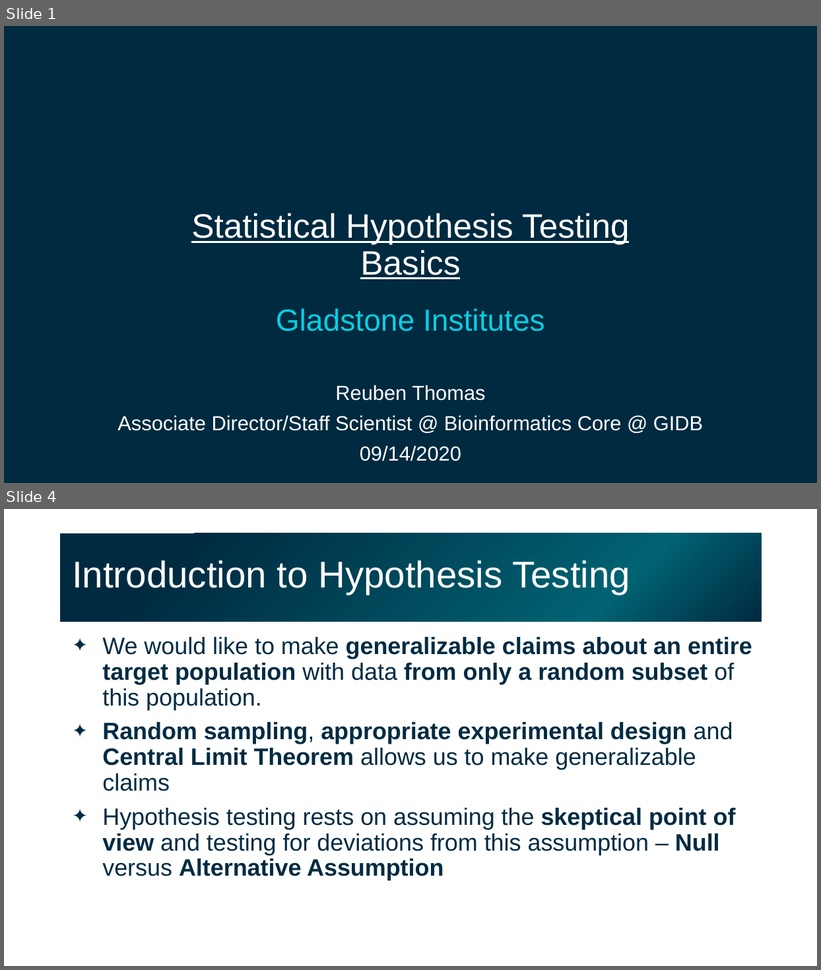
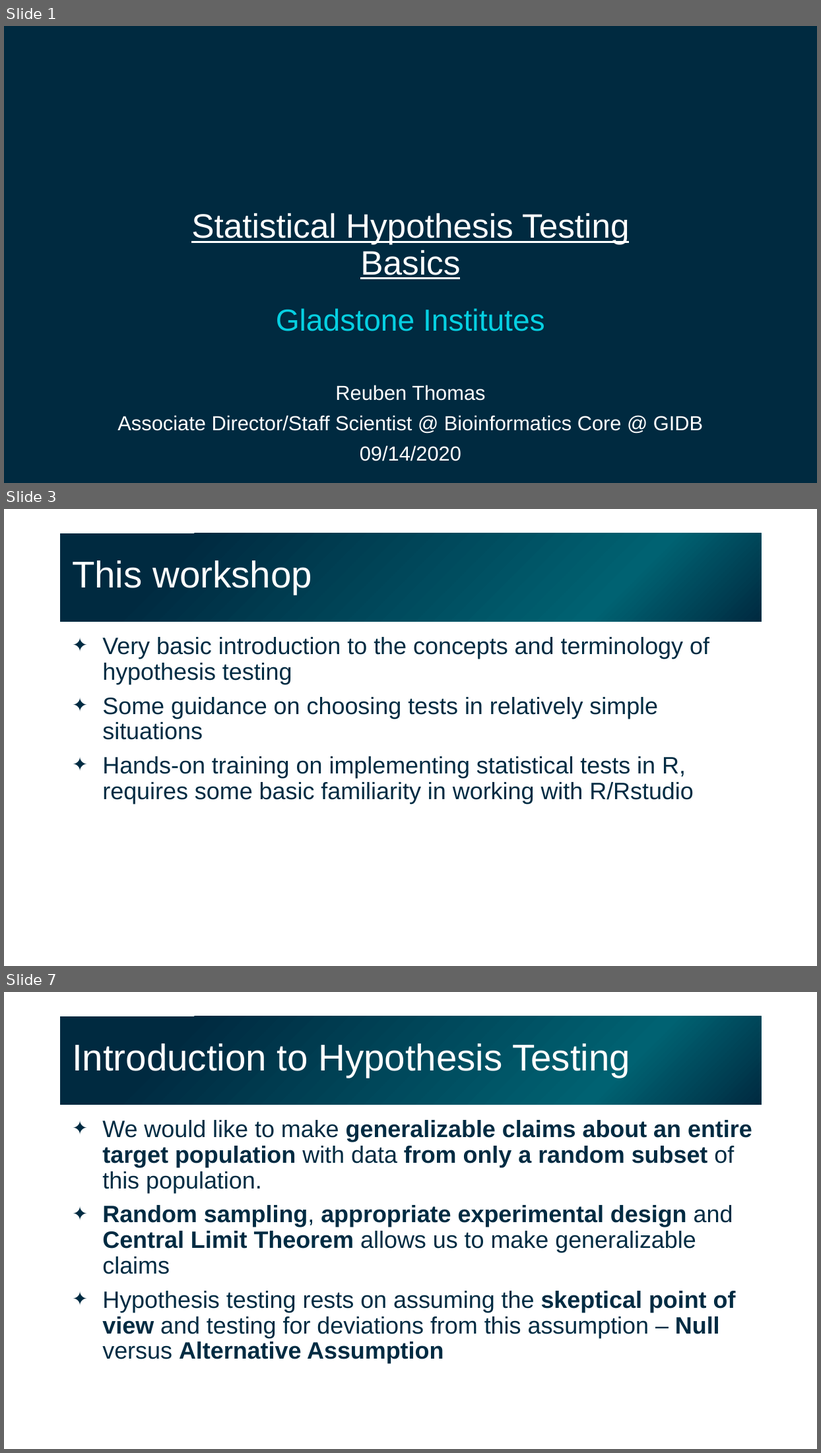
Before and after one commit to gladstone-institutes/Bioinformatics-Workshops, a slide deck: hypothesis-testing/HypothesisTesting.pptx. Shown one above the other, each under a label of ours: slides 1 and 4 before the commit, slides 1, 3 and 7 after it; the slides between them are not shown. The pictures are 821x970 and 821x1453 pixels, drawn with LibreOffice and Linux fonts; fonts in the diff are those of the drawing; background and template pictures are left out. Boxes give left, top, right and bottom in pixels: in the first picture for what was removed or moved away, otherwise in the second. Text is boxed around its words. In the diff, an @@ line names an element or a change of style, - is before the commit and + after.

```diff
--- a/hypothesis-testing/HypothesisTesting.pptx
+++ b/hypothesis-testing/HypothesisTesting.pptx
@@ slide 3 added at (4, 509, 817, 966), background #FFFFFF @@
@@ title added at (60, 533, 762, 622), fill gradient #002A40 to #006272, 44 pt, text #FFFFFF @@
+This workshop
@@ text added at (102, 637, 710, 804), 28 pt, text #002B42 @@
+✦ Very basic introduction to the concepts and terminology of hypothesis testing
+✦ Some guidance on choosing tests in relatively simple situations
+✦ Hands-on training on implementing statistical tests in R, requires some basic familiarity in working with R/Rstudio
@@ what was slide 4 is now slide 7 @@
```
Also in this commit, not shown: 4 slides changed, 17 other slides added, 1 slide removed.
